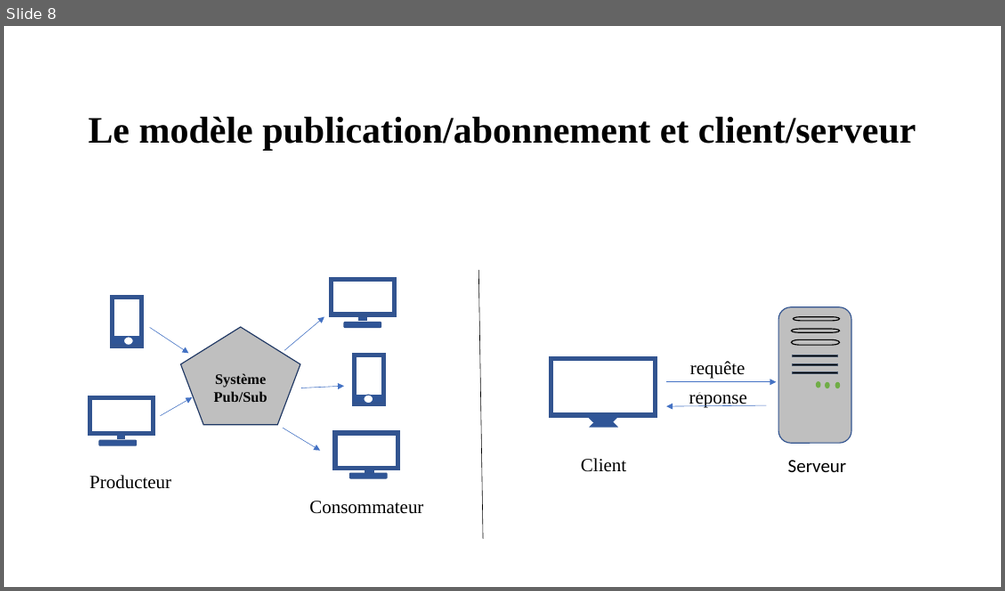
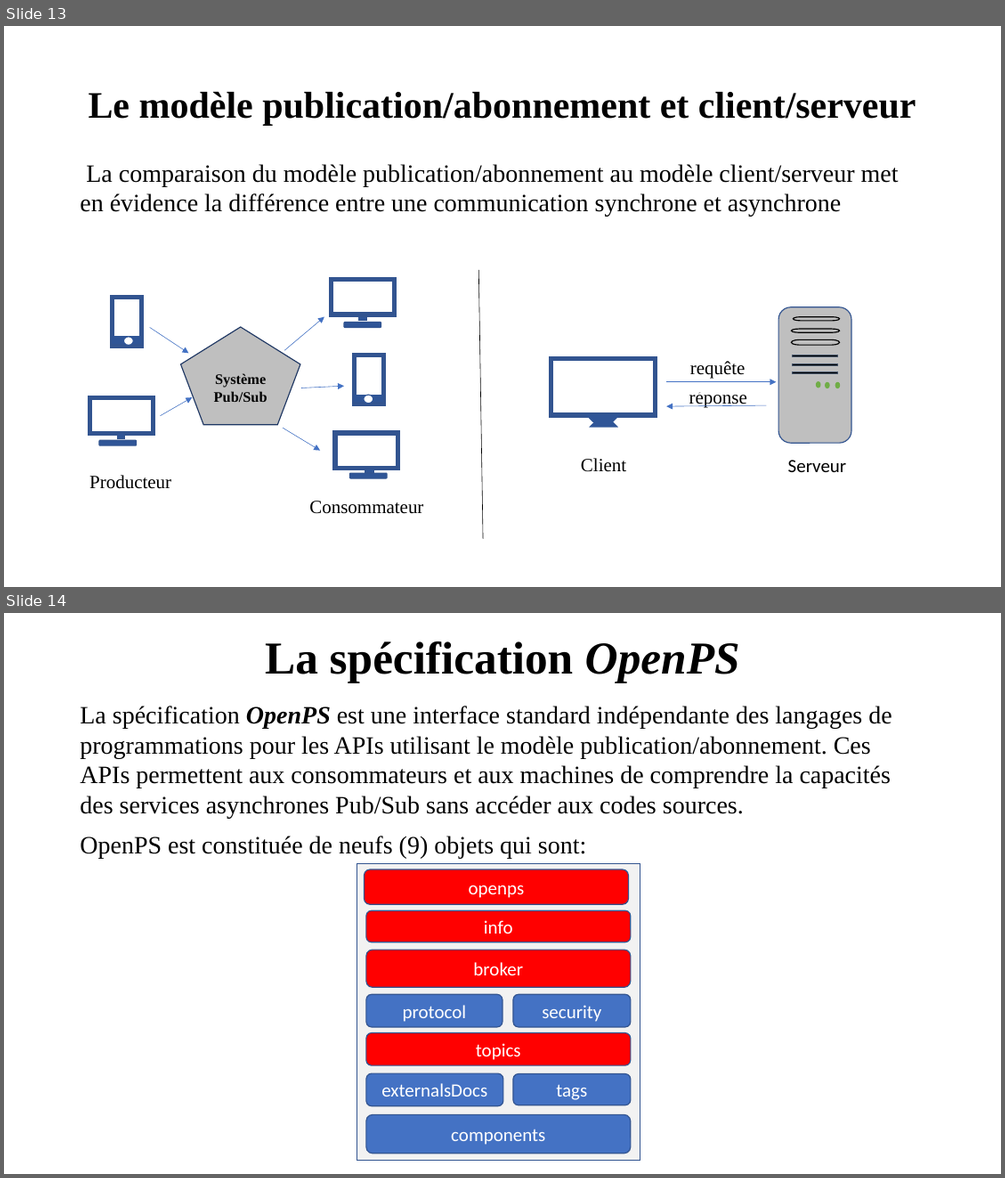
Before and after one commit to OA-Souleymane/MyGitHub-Files, a slide deck: Chapitres/mémoire/PrésentationMémoire.pptx. Shown one above the other, each under a label of ours: slide 8 before the commit, slides 13 and 14 after it. The pictures are 1005x591 and 1005x1178 pixels, drawn with LibreOffice and Linux fonts; fonts in the diff are those of the drawing. Boxes give left, top, right and bottom in pixels: in the first picture for what was removed or moved away, otherwise in the second. Text is boxed around its words. In the diff, an @@ line names an element or a change of style, - is before the commit and + after.

```diff
--- a/Chapitres/mémoire/PrésentationMémoire.pptx
+++ b/Chapitres/mémoire/PrésentationMémoire.pptx
@@ slide 14 added at <box>4,613,1001,1174</box>, background #FFFFFF @@
@@ title added at <box>265,641,740,683</box>, 44 pt, text #000000, bold @@
+La spécification OpenPS
@@ text added at <box>80,706,891,859</box>, 24 pt, text #000000 @@
+La spécification OpenPS est une interface standard indépendante des langages de programmations pour les APIs utilisant le modèle publication/abonnement. Ces APIs permettent aux consommateurs et aux machines de comprendre la capacités des services asynchrones Pub/Sub sans accéder aux codes sources.
+OpenPS est constituée de neufs (9) objets qui sont:
@@ rectangle added at <box>357,863,640,1160</box>, fill #F2F2F2, outline #325491 1 pt @@
@@ rounded rectangle added at <box>364,869,629,905</box>, fill #FF0000, outline #325491 1 pt, 18 pt, text #FFFFFF @@
+openps
@@ rounded rectangle added at <box>366,910,631,942</box>, fill #FF0000, outline #325491 1 pt, 18 pt, text #FFFFFF @@
+info
@@ rounded rectangle added at <box>366,949,631,987</box>, fill #FF0000, outline #325491 1 pt, 18 pt, text #FFFFFF @@
+broker
@@ rounded rectangle added at <box>366,995,502,1027</box>, fill #4472C4, outline #325491 1 pt, 18 pt, text #FFFFFF @@
+protocol
@@ rounded rectangle added at <box>513,995,631,1027</box>, fill #4472C4, outline #325491 1 pt, 18 pt, text #FFFFFF @@
+security
@@ rounded rectangle added at <box>366,1032,631,1065</box>, fill #FF0000, outline #325491 1 pt, 18 pt, text #FFFFFF @@
+topics
@@ rounded rectangle added at <box>366,1074,502,1107</box>, fill #4472C4, outline #325491 1 pt, 18 pt, text #FFFFFF @@
+externalsDocs
@@ rounded rectangle added at <box>513,1074,631,1105</box>, fill #4472C4, outline #325491 1 pt, 18 pt, text #FFFFFF @@
+tags
@@ rounded rectangle added at <box>366,1115,631,1153</box>, fill #4472C4, outline #325491 1 pt, 18 pt, text #FFFFFF @@
+components
@@ what was slide 8 is now slide 13 @@
@@ slide 13 changed as well @@
@@ title "Le modèle publication/abonnement et client/serveur": place and size @@
-title "Le modèle publication/abonnement et client/serveur" at <box>89,116,916,150</box>
+title "Le modèle publication/abonnement et client/serveur" at <box>89,91,916,125</box>
@@ text added at <box>80,164,898,216</box>, 24 pt, text #000000 @@
+La comparaison du modèle publication/abonnement au modèle client/serveur met en évidence la différence entre une communication synchrone et asynchrone
```
Also in this commit, not shown: 6 other slides changed, 10 other slides added, 6 other files.
